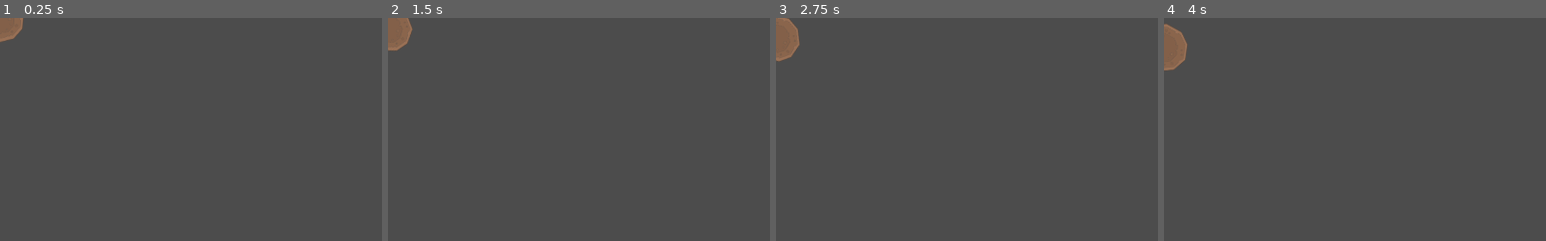
Above: before the commit, frames 1-4 (left to right).
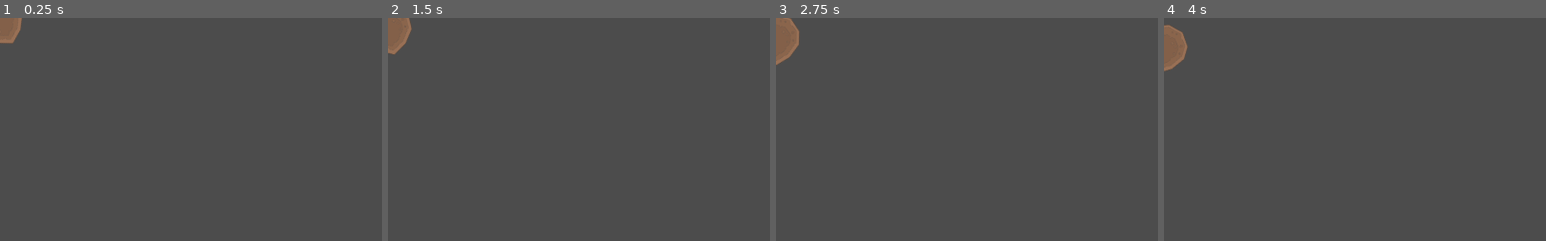
Above: after the commit, the same moments.

Repository: Kessinen/HCSSpace-Origins
Game: Godot game, scene res://Enemies/Asteroid/Asteroid.tscn
Same seed, same stepped clock (60 frames per second), same inputs: the game is played once before the commit and once after it. This scene is started directly instead of the project's main scene.
Inputs:
- Up to frame 1 (0.25 s): no input
- Up to frame 2 (1.5 s): tap Enter at 0.5 s; hold D (move_right) 0.53-1.28 s; tap Space at 1.25 s; hold S (move_down) from 1.28 s (still down)
- Up to frame 3 (2.75 s): tap Enter at 2 s; release S (move_down) at 2.03 s; hold D (move_right) from 2.03 s (still down)
- Up to frame 4 (4 s): tap Space at 2.75 s; release D (move_right) at 2.78 s; hold W (move_up) 2.78-3.53 s; tap Enter at 3.5 s; hold A (move_left) from 3.53 s (still down)
The pictures show only the part of the screen within x 0-50%, y 0-50%; the shares and areas given below are measured in that part.

The runs differ from the first frame. In frame 1, less than 0.1% of the frame differs, in the area x 0-6%, y 0-12%; in frame 2, less than 0.1%; in frame 3, less than 0.1%; in frame 4, less than 0.1%.

Commit message:
ADD Asteroid rotation randomize

Diff:
--- a/src/Enemies/Asteroid/Asteroid.gd
+++ b/src/Enemies/Asteroid/Asteroid.gd
@@ -3,7 +3,10 @@
 export var RotationSpeed : int = 2
 var velocity : Vector2 = Vector2.DOWN
 
+func _ready():
+	randomize()
+	rotation_degrees = rand_range(0,360)
+
 func _physics_process(delta):
 	rotate((float(RotationSpeed) / 10) * delta)
 	position.y = position.y + Speed * delta
-	pass
